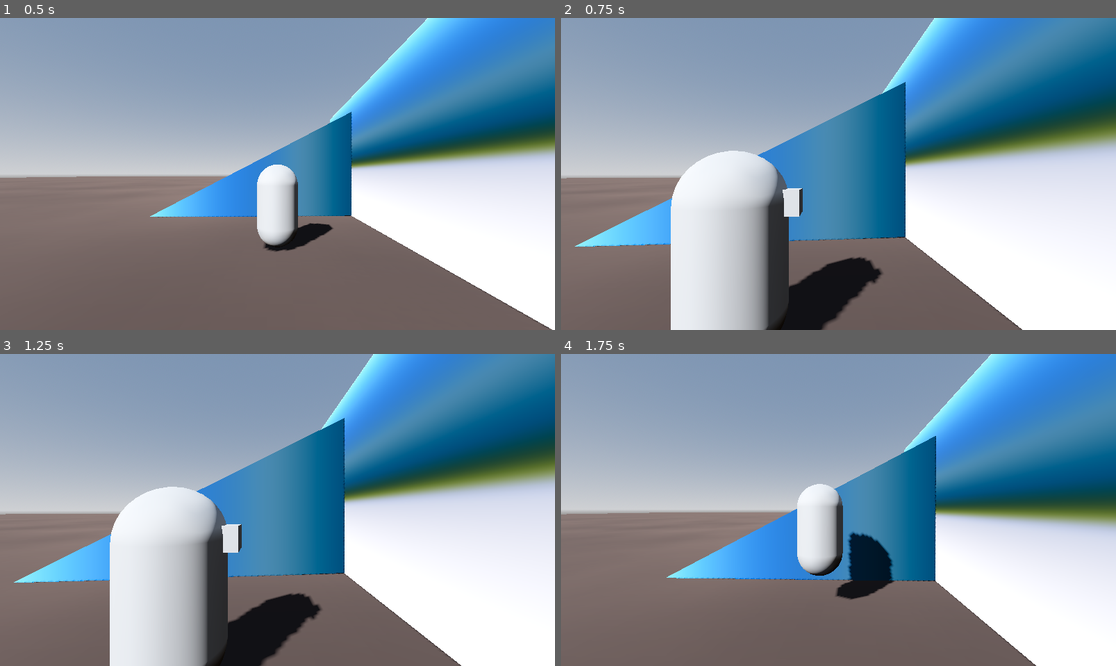
Above: before the commit, frames 1-4 (two rows, left to right).
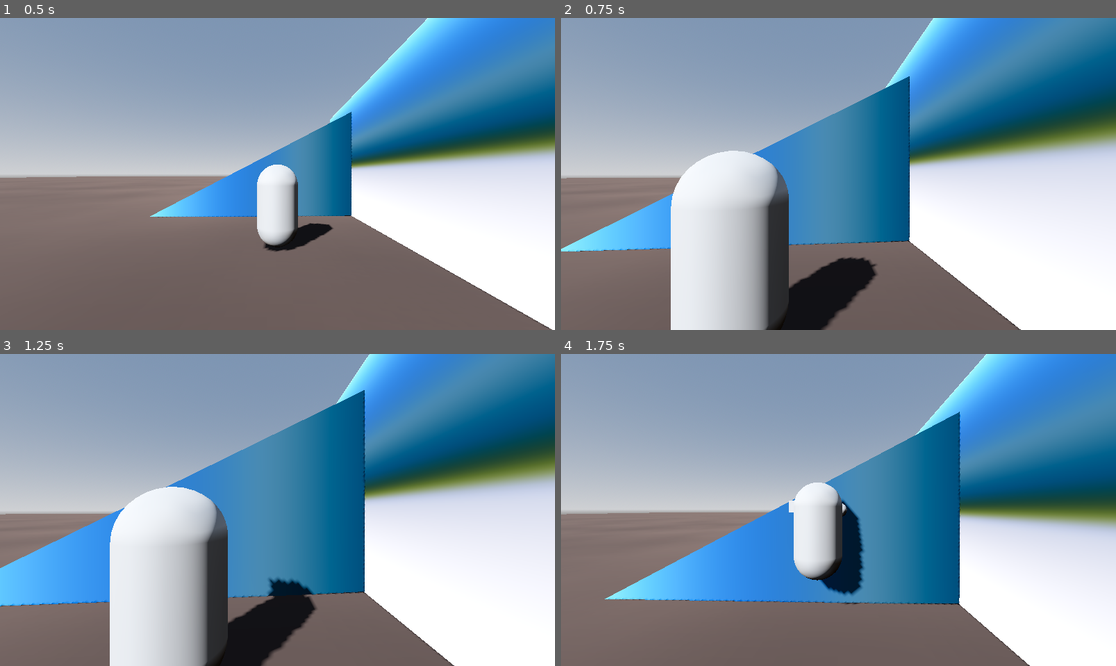
Above: after the commit, the same moments.

Repository: Cosmonaut800/Generosity
Game: Godot game, scene res://src/Scenes/world.tscn
Two runs of this game, one before a commit and one after it. Both use one fixed random seed, a clock stepped at 60 frames per second and the inputs below. Before the commit the project has no main scene; this scene is started directly in both runs.
Inputs (mouse positions are in pixels of both pictures, inside the frame that each line leads up to):
- Up to frame 1 (0.5 s): no input
- Up to frame 2 (0.75 s): move the mouse to (866, 174) at 0.52 s; hold W (move_forward) from 0.53 s (still down); hold Right mouse button (focus_camera) from 0.53 s (still down)
- Up to frame 3 (1.25 s): keep holding W (move_forward); keep holding Right mouse button (focus_camera); tap Space (jump) at 0.77, 1.07 s; click (305, 510) at 0.8 s
- Up to frame 4 (1.75 s): keep holding W (move_forward); move the mouse to (810, 510) at 1.27 s; release Right mouse button (focus_camera) at 1.28 s; click (810, 510) at 1.35 s; tap Space (jump) at 1.52, 1.55 s

Frame 1 is identical in both runs. In frame 2, 2.2% of the frame differs, in the area x 0-84%, y 0-100%; in frame 3, 10%; in frame 4, 12%, in the area x 7-86%, y 0-100%.
Error after the commit: Invalid access to property or key 'global_position' on a base object of type 'Nil'. (res://src/Scripts/grappling_hook.gd:14)

Commit message:
Can fire grappling hook

Diff:
--- a/project.godot
+++ b/project.godot
@@ -11,6 +11,7 @@
 [application]
 
 config/name="Generosity"
+run/main_scene="uid://dngkqbnkeunr"
 config/features=PackedStringArray("4.4", "GL Compatibility")
 config/icon="res://icon.svg"
 
@@ -41,6 +42,11 @@
 "events": [Object(InputEventKey,"resource_local_to_scene":false,"resource_name":"","device":-1,"window_id":0,"alt_press …(191 unchanged characters)…
 ]
 }
+fire={
+"deadzone": 0.2,
+"events": [Object(InputEventMouseButton,"resource_local_to_scene":false,"resource_name":"","device":-1,"window_id":0,"alt_pressed":false,"shift_pressed":false,"ctrl_pressed":false,"meta_pressed":false,"button_mask":0,"position":Vector2(0, 0),"global_position":Vector2(0, 0),"factor":1.0,"button_index":1,"canceled":false,"pressed":false,"double_click":false,"script":null)
+]
+}
 focus_camera={
 "deadzone": 0.2,
 "events": [Object(InputEventMouseButton,"resource_local_to_scene":false,"resource_name":"","device":-1,"window_id":0,"a …(253 unchanged characters)…
@@ -50,6 +56,7 @@
 [layer_names]
 
 3d_physics/layer_2="World Geometry"
+3d_physics/layer_3="Grapple Point"
 
 [rendering]
 
--- a/src/Scenes/grapple_point.tscn
+++ b/src/Scenes/grapple_point.tscn
@@ -1,3 +1,13 @@
-[gd_scene format=3 uid="uid://b671mbiaxfrdb"]
+[gd_scene load_steps=2 format=3 uid="uid://b671mbiaxfrdb"]
+
+[sub_resource type="SphereShape3D" id="SphereShape3D_dkqms"]
+radius = 0.4
 
 [node name="GrapplePoint" type="Node3D"]
+
+[node name="StaticBody3D" type="StaticBody3D" parent="."]
+collision_layer = 4
+collision_mask = 4
+
+[node name="CollisionShape3D" type="CollisionShape3D" parent="StaticBody3D"]
+shape = SubResource("SphereShape3D_dkqms")
--- /dev/null
+++ b/src/Scenes/grappling_hook.tscn
@@ -0,0 +1,35 @@
+[gd_scene load_steps=5 format=3 uid="uid://bbhexnglp5diq"]
+
+[ext_resource type="Script" uid="uid://dxq7vj8mc14op" path="res://src/Scripts/grappling_hook.gd" id="1_xyle6"]
+
+[sub_resource type="SphereMesh" id="SphereMesh_7jq4s"]
+radius = 0.2
+height = 0.4
+
+[sub_resource type="SphereMesh" id="SphereMesh_p37ot"]
+radius = 0.15
+height = 0.3
+
+[sub_resource type="SphereShape3D" id="SphereShape3D_7oaxt"]
+radius = 0.15
+
+[node name="GrapplingHook" type="Node3D"]
+script = ExtResource("1_xyle6")
+
+[node name="RayCast3D" type="RayCast3D" parent="."]
+target_position = Vector3(1.45519e-11, 1.45519e-11, -25)
+collision_mask = 6
+
+[node name="VisualizeTargetDistance" type="MeshInstance3D" parent="."]
+transform = Transform3D(1, 0, 0, 0, 1, 0, 0, 0, 1, 1.45519e-11, 1.45519e-11, -25)
+mesh = SubResource("SphereMesh_7jq4s")
+
+[node name="Graphics" type="MeshInstance3D" parent="."]
+mesh = SubResource("SphereMesh_p37ot")
+
+[node name="StaticBody3D" type="StaticBody3D" parent="."]
+collision_layer = 8
+collision_mask = 4
+
+[node name="CollisionShape3D" type="CollisionShape3D" parent="StaticBody3D"]
+shape = SubResource("SphereShape3D_7oaxt")
--- a/src/Scenes/orbit_camera.tscn
+++ b/src/Scenes/orbit_camera.tscn
@@ -1,7 +1,8 @@
-[gd_scene load_steps=5 format=3 uid="uid://cmrs264a1r0m6"]
+[gd_scene load_steps=6 format=3 uid="uid://cmrs264a1r0m6"]
 
 [ext_resource type="Script" uid="uid://csmuxtqmmbdx1" path="res://src/Scripts/orbit_camera.gd" id="1_fb3q8"]
 [ext_resource type="Script" uid="uid://cb3rrmj43d7w4" path="res://src/Scripts/camera_collision.gd" id="1_txh35"]
+[ext_resource type="PackedScene" uid="uid://bbhexnglp5diq" path="res://src/Scenes/grappling_hook.tscn" id="3_vvl4l"]
 
 [sub_resource type="CapsuleMesh" id="CapsuleMesh_tfmnw"]
 
@@ -23,6 +24,9 @@
 transform = Transform3D(1, 0, 0, 0, 1, 0, 0, 0, 1, 0, 0, 5)
 script = ExtResource("1_txh35")
 
+[node name="GrapplingHook" parent="YawPivot/PitchPivot/Camera3D" instance=ExtResource("3_vvl4l")]
+travel_time = 0.5
+
 [node name="CameraPosTarget" type="Node3D" parent="YawPivot/PitchPivot"]
 transform = Transform3D(1, 0, 0, 0, 1, 0, 0, 0, 1, 1.45519e-11, 1.45519e-11, 5)
 
--- a/src/Scenes/third_person_player.tscn
+++ b/src/Scenes/third_person_player.tscn
@@ -14,9 +14,10 @@
 [sub_resource type="BoxMesh" id="BoxMesh_oy5sk"]
 size = Vector3(0.25, 0.25, 0.25)
 
-[node name="ThirdPersonPlayer" type="CharacterBody3D" node_paths=PackedStringArray("camera")]
+[node name="ThirdPersonPlayer" type="CharacterBody3D" node_paths=PackedStringArray("camera", "hook_origin")]
 script = ExtResource("1_b61l5")
 camera = NodePath("OrbitCamera")
+hook_origin = NodePath("Graphics/Face")
 
 [node name="CollisionShape3D" type="CollisionShape3D" parent="."]
 shape = SubResource("CapsuleShape3D_7q8u8")
--- a/src/Scripts/PlayerStates/player_focused.gd
+++ b/src/Scripts/PlayerStates/player_focused.gd
@@ -16,7 +16,8 @@
 	parent.player.camera.camera.ray.target_position.z = parent.player.camera.SHOULDER_POS.z
 	parent.player.camera.camera.hooke = 10.0
 	parent.player.camera.focused = true
-	parent.player.accel = 0.0
+	parent.player.speed = parent.player.focused_speed
+
 
 func run_current_state(delta: float):
 
@@ -34,10 +35,13 @@
 		parent.player_grounded.initialize(parent)
 		return parent.player_grounded
 
-	parent.player.decelerate(delta)
+	if !parent.player.direction: parent.player.decelerate(delta)
 
 	return self
 
 func _input(event):
 	if event.is_action_released("focus_camera"):
 		unfocus_camera = true
+
+	if event.is_action_pressed("fire"):
+		parent.player.fire_grappling_hook()
--- a/src/Scripts/PlayerStates/player_grounded.gd
+++ b/src/Scripts/PlayerStates/player_grounded.gd
@@ -8,6 +8,7 @@
 	coyote_expired = false
 	focus_camera = false
 	parent.player.accel = parent.player.ground_accel
+	parent.player.speed = parent.player.ground_speed
 
 func run_current_state(delta: float) -> State:
 	if !parent.player.direction:
--- /dev/null
+++ b/src/Scripts/grappling_hook.gd
@@ -0,0 +1,30 @@
+extends Node3D
+
+@export var travel_time := 0.2
+
+@onready var ray := $RayCast3D
+@onready var graphics := $Graphics
+@onready var hitbox := $StaticBody3D
+
+var tween : Tween
+var destination := Vector3.ZERO
+var hook_origin : Node3D
+
+func _ready():
+	graphics.position = to_local(hook_origin.global_position)
+
+func _physics_process(delta):
+	pass
+
+func fire():
+	if ray.is_colliding():
+		destination = to_local(ray.get_collision_point())
+	else:
+		destination = ray.target_position
+
+	if tween == null or !tween.is_running():
+		tween = create_tween()
+		tween.tween_property(graphics, "position", destination, travel_time * destination.length() / ray.target_position.length())
+		tween.parallel().tween_property(hitbox, "position", destination, travel_time * destination.length() / ray.target_position.length())
+		tween.tween_property(graphics, "position", to_local(hook_origin.global_position), travel_time * destination.length() / ray.target_position.length())
+		tween.parallel().tween_property(hitbox, "position", to_local(hook_origin.global_position), travel_time * destination.length() / ray.target_position.length())
--- a/src/Scripts/orbit_camera.gd
+++ b/src/Scripts/orbit_camera.gd
@@ -7,15 +7,18 @@
 @onready var yaw_pivot := $YawPivot
 @onready var pitch_pivot := $YawPivot/PitchPivot
 @onready var camera := $YawPivot/PitchPivot/Camera3D
+@onready var grappling_hook := $YawPivot/PitchPivot/Camera3D/GrapplingHook
 
 var mouse_sensitivity := 0.001
 var yaw_input := 0.0
 var pitch_input := 0.0
 var focused := false
 var pivot_tween : Tween
+var hook_origin : Node3D
 
 func _ready():
 	Input.set_mouse_mode(Input.MOUSE_MODE_CAPTURED)
+	grappling_hook.hook_origin = hook_origin
 
 func _input(event):
 	if event.is_action_pressed("ui_cancel"):
--- a/src/Scripts/third_person_player.gd
+++ b/src/Scripts/third_person_player.gd
@@ -2,20 +2,25 @@
 
 const JUMP_VELOCITY = 4.5
 
-@export var speed := 5.0
+@export var ground_speed := 5.0
+@export var focused_speed := 2.0
 @export var ground_accel := 25.0
 @export var air_accel := 5.0
 @export var decel := 25.0
 @export var camera : OrbitCamera
+@export var hook_origin : Node3D
 
 @onready var graphics := $Graphics
 @onready var coyote_time := $CoyoteTime
 
+var speed := 5.0
 var accel = 25.0
 var direction : Vector3
 
 func _ready():
 	accel = ground_accel
+	speed = ground_speed
+	camera.hook_origin = hook_origin
 
 func _physics_process(delta):
 	var input_dir = Input.get_vector("move_left", "move_right", "move_forward", "move_back")
@@ -34,3 +39,6 @@
 func decelerate(delta):
 	velocity.x = move_toward(velocity.x, 0, abs(velocity.normalized().x) * decel * delta)
 	velocity.z = move_toward(velocity.z, 0, abs(velocity.normalized().z) * decel * delta)
+
+func fire_grappling_hook():
+	camera.grappling_hook.fire()
Not shown, added: src/Scripts/grappling_hook.gd.uid
